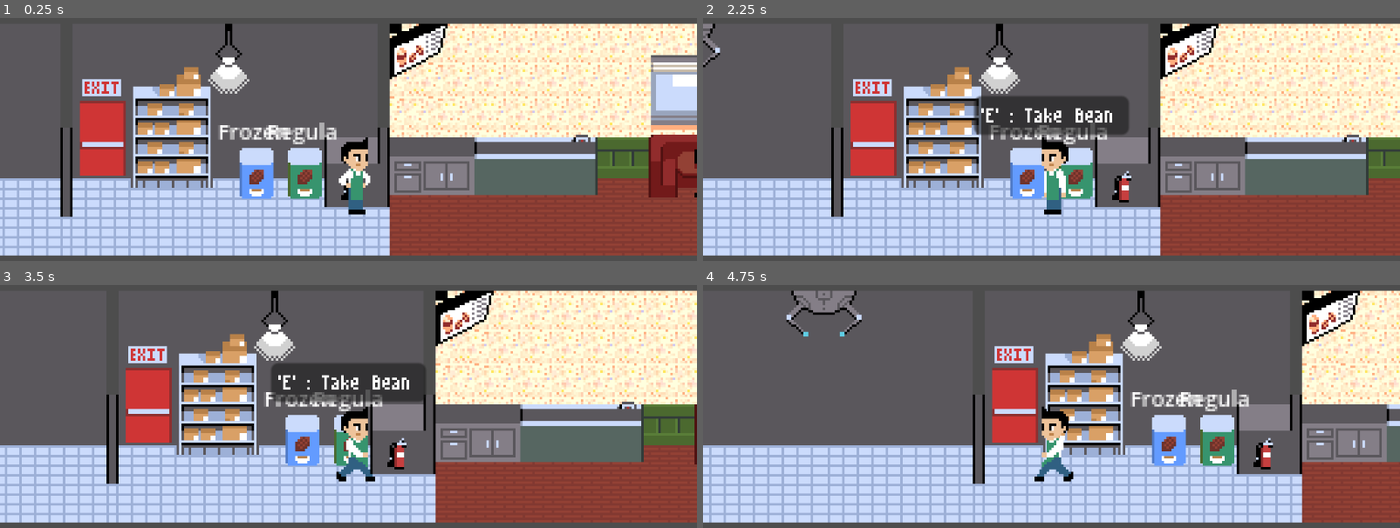
Above: before the commit, frames 1-4 (two rows, left to right).
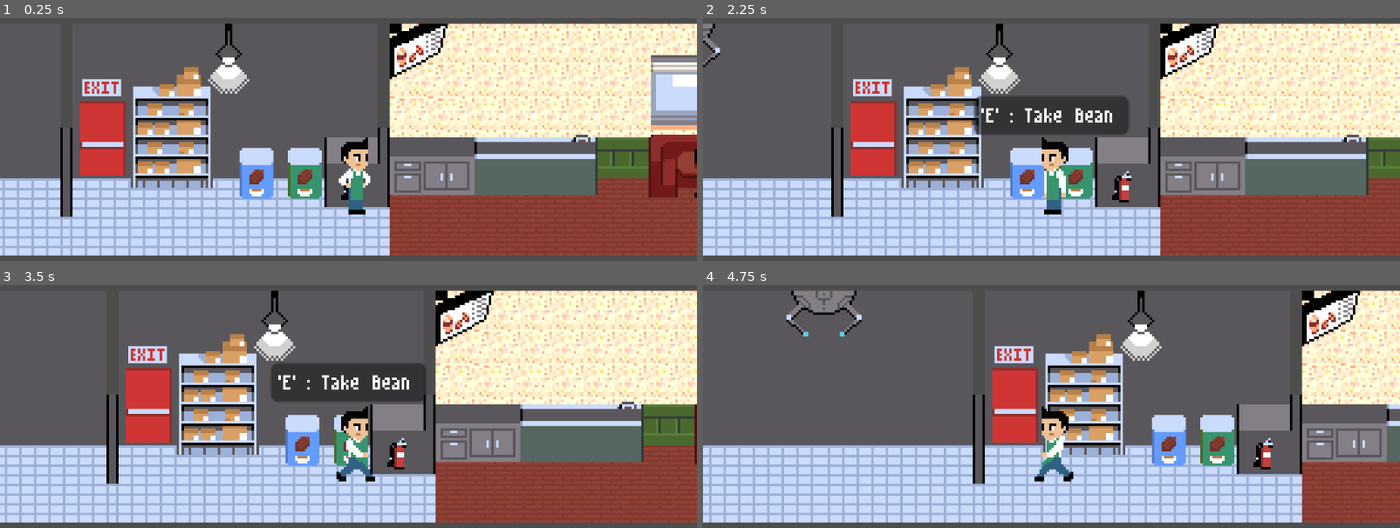
Above: after the commit, the same moments.

Repository: TheKizzyDev/GodotWildJam62
Game: Godot game, scene res://main.tscn
Same seed, same stepped clock (60 frames per second), same inputs: the game is played once before the commit and once after it.
Inputs:
- Up to frame 1 (0.25 s): no input
- Up to frame 2 (2.25 s): tap Enter at 0.5 s; hold E (interact) 0.53-1.28 s; hold D (move_right) 0.53-2.03 s; tap Space (jump) at 0.77, 1.52 s; tap E (interact) at 1.35 s; hold A (move_left) from 2.03 s (still down); hold E (interact) from 2.03 s (still down)
- Up to frame 3 (3.5 s): release A (move_left) at 2.78 s; release E (interact) at 2.78 s; hold D (move_right) from 2.78 s (still down); tap E (interact) at 2.85 s; tap Space (jump) at 3.02 s
- Up to frame 4 (4.75 s): hold E (interact) 3.53-4.28 s; tap Space (jump) at 3.77, 4.25, 4.52 s; release D (move_right) at 4.28 s; hold A (move_left) from 4.28 s (still down); tap E (interact) at 4.35 s

The runs differ from the first frame. In frame 1, 0.7% of the frame differs, in the area x 31-49%, y 43-52%; in frame 2, 0.6%; in frame 3, 0.6%; in frame 4, 0.7%, in the area x 61-79%, y 43-52%.

Commit message:
Clean-up storage bin debug nodes.

Diff:
--- a/cocoa_shop/storage_bin.tscn
+++ b/cocoa_shop/storage_bin.tscn
@@ -1,14 +1,9 @@
-[gd_scene load_steps=5 format=3 uid="uid://dfkro1u8aeger"]
+[gd_scene load_steps=4 format=3 uid="uid://dfkro1u8aeger"]
 
 [ext_resource type="Script" path="res://scripts/storage_bin.gd" id="1_fut1y"]
 
 [sub_resource type="PlaceholderTexture2D" id="PlaceholderTexture2D_1wx8h"]
 size = Vector2(16, 24)
-
-[sub_resource type="LabelSettings" id="LabelSettings_o0yd5"]
-line_spacing = 0.0
-font_size = 9
-shadow_size = 0
 
 [sub_resource type="RectangleShape2D" id="RectangleShape2D_iv56g"]
 size = Vector2(2, 16)
@@ -22,20 +17,6 @@
 position = Vector2(0, 4)
 texture = SubResource("PlaceholderTexture2D_1wx8h")
 
-[node name="DebugLabel" type="Label" parent="Sprite2D"]
-texture_filter = 1
-anchors_preset = -1
-anchor_right = 0.908
-offset_left = -16.0
-offset_top = -24.0
-offset_right = 1.472
-offset_bottom = -11.0
-text = "Hello"
-label_settings = SubResource("LabelSettings_o0yd5")
-horizontal_alignment = 1
-vertical_alignment = 1
-text_overrun_behavior = 1
-
 [node name="Area2D" type="Area2D" parent="Sprite2D"]
 position = Vector2(0, 4)
 collision_layer = 8
--- a/scripts/storage_bin.gd
+++ b/scripts/storage_bin.gd
@@ -10,7 +10,6 @@
 @export var deposit_bean_msg = "Deposit Bean"
 @export var take_bean_msg = "Take Bean"
 
-@onready var _label = $Sprite2D/DebugLabel
 
 enum InteractableState {NONE, TAKE_BEAN, DEPOSIT_BEAN}
 
@@ -19,11 +18,6 @@
 var _curr_player_is_leaving = false
 var _curr_player: Player
 var _curr_interactable_state = InteractableState.NONE
-
-
-func _ready():
-	if cocoa_bean_resource_type and "debugDisplayName" in cocoa_bean_resource_type:
-		_label.set_text(cocoa_bean_resource_type.debugDisplayName)
 
 
 func _on_area_2d_body_entered(body):
